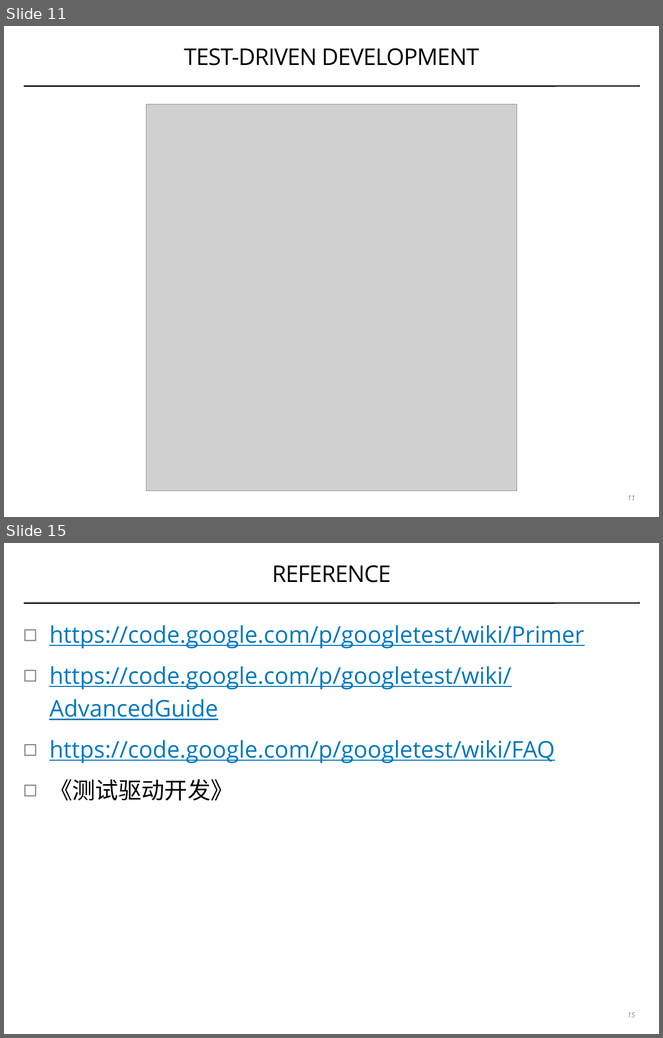
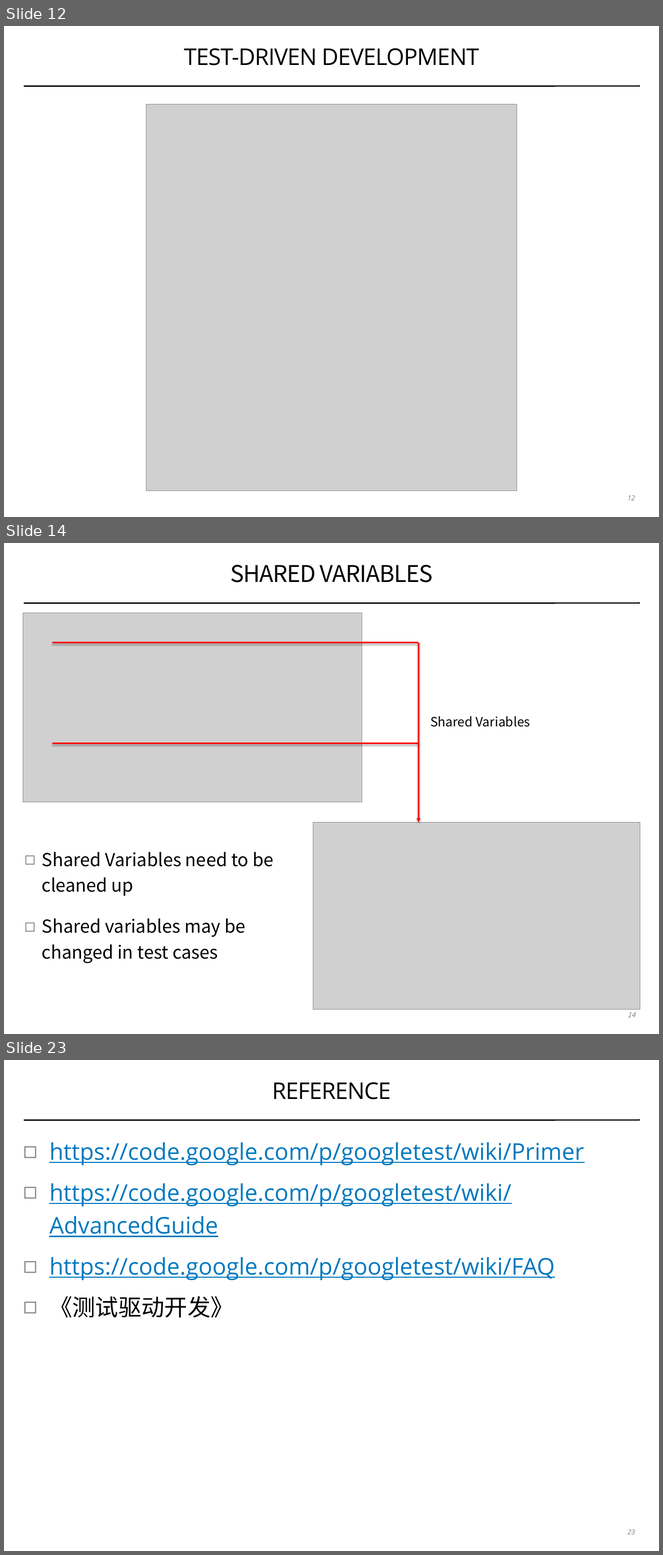
Before and after one commit to coney/c-training, a slide deck: UT/.slides/01-introduction-to-gtest.pptx. Shown one above the other, each under a label of ours: slides 11 and 15 before the commit, slides 12, 14 and 23 after it; the slides between them are not shown. The pictures are 663x1038 and 663x1555 pixels, drawn with LibreOffice and Linux fonts; fonts in the diff are those of the drawing; grey boxes stand for pictures. Boxes give left, top, right and bottom in pixels: in the first picture for what was removed or moved away, otherwise in the second. Text is boxed around its words. In the diff, an @@ line names an element or a change of style, - is before the commit and + after.

```diff
--- a/UT/.slides/01-introduction-to-gtest.pptx
+++ b/UT/.slides/01-introduction-to-gtest.pptx
@@ slide 14 added at [4, 543, 659, 1034], background #FFFFFF; not listed: 1 template element that a slide beside it also shows @@
@@ title added at [231, 565, 433, 583], 36 pt, text #000000 @@
+SHARED VARIABLES
@@ picture added at [23, 613, 362, 802] @@
@@ line added from (52, 642) to (418, 642), #FF0000 2 pt @@
@@ arrow added from (418, 642) to (418, 822), #FF0000 2 pt @@
@@ text added at [430, 716, 530, 727], 20 pt, text #000000 @@
+Shared Variables
@@ line added from (52, 743) to (418, 743), #FF0000 2 pt @@
@@ picture added at [313, 822, 640, 1009] @@
@@ text added at [42, 852, 273, 964], 28 pt, text #000000 @@
+◻ Shared Variables need to be cleaned up
+◻ Shared variables may be changed in test cases
@@ page number added at [627, 1013, 635, 1018], 11 pt, text #808184, italic @@
+14
@@ what was slide 11 is now slide 12 @@
@@ page number at [627, 496, 635, 501]: text changed @@
-11
+12
@@ what was slide 15 is now slide 23 @@
@@ page number at [627, 1530, 635, 1535]: text changed @@
-15
+23
```
Also in this commit, not shown: 6 slides changed, 7 other slides added, 10 other files.
